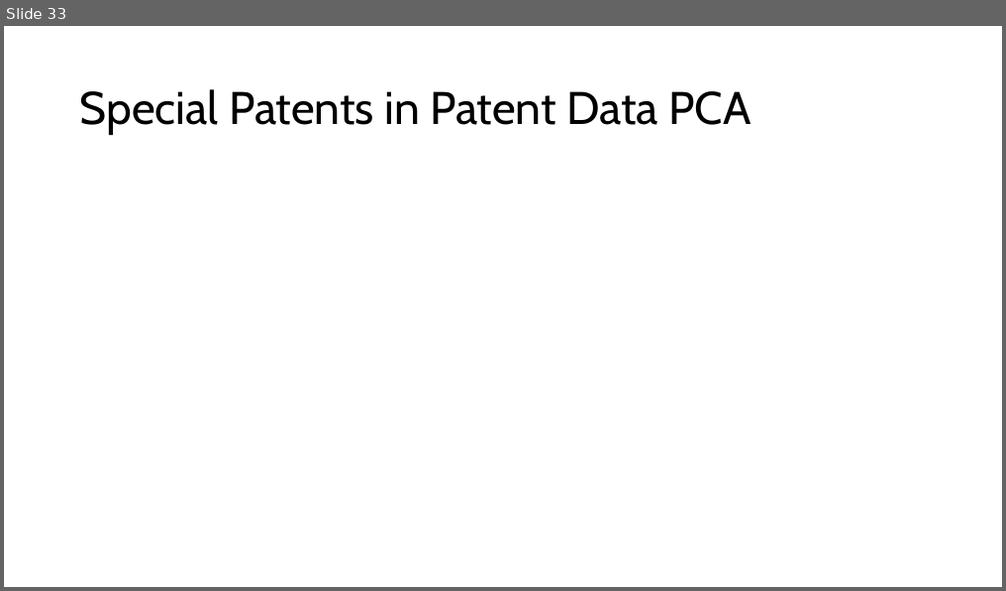
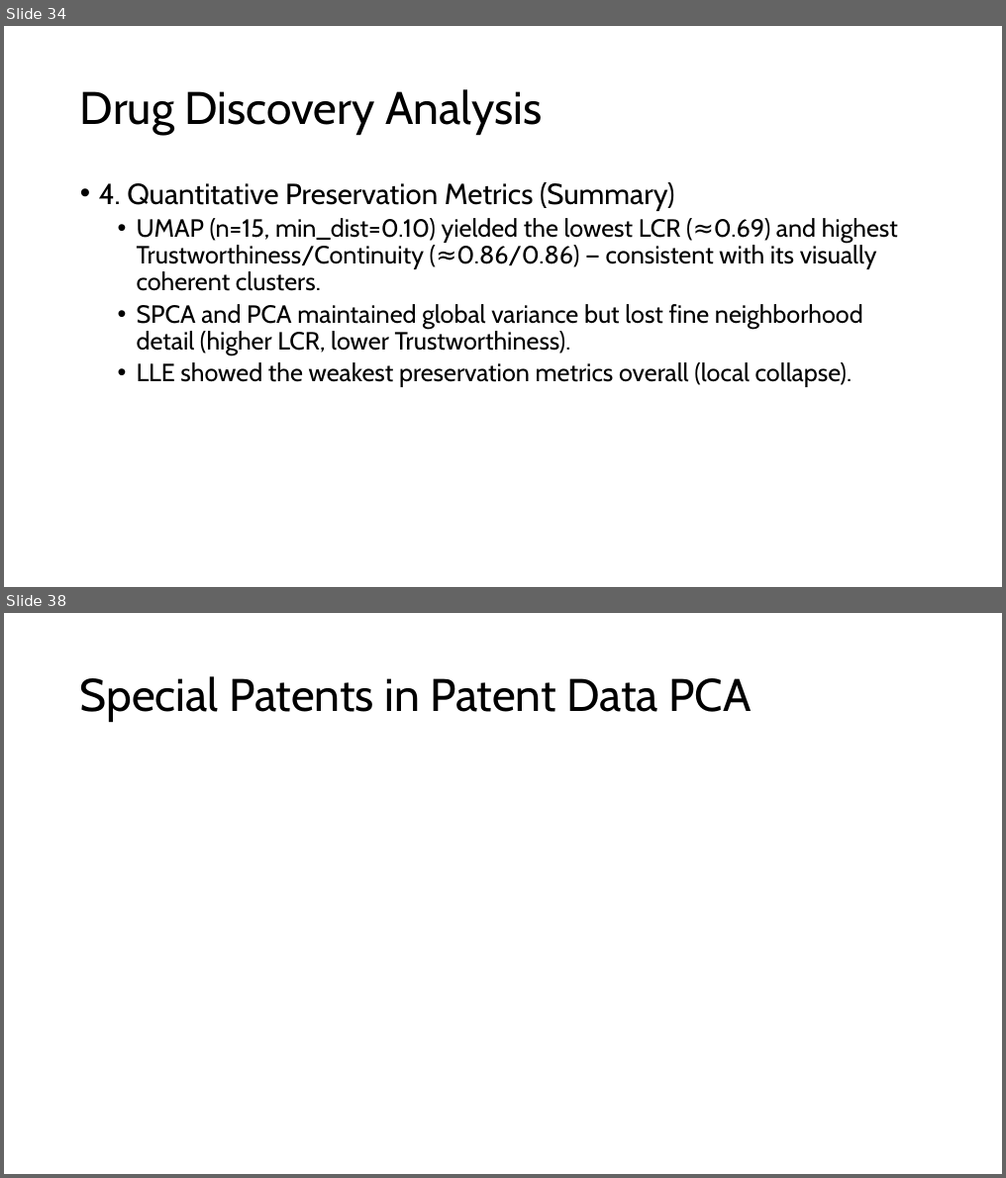
Before and after one commit to Brennan-Chan/Big-Data-Project-1, a slide deck: Deliverables/Big Data Project 1.pptx. Shown one above the other, each under a label of ours: slide 33 before the commit, slides 34 and 38 after it; the slides between them are not shown. The pictures are 1006x591 and 1006x1178 pixels, drawn with LibreOffice and Linux fonts; fonts in the diff are those of the drawing. Boxes give left, top, right and bottom in pixels: in the first picture for what was removed or moved away, otherwise in the second. Text is boxed around its words. In the diff, an @@ line names an element or a change of style, - is before the commit and + after.

```diff
--- a/Deliverables/Big Data Project 1.pptx
+++ b/Deliverables/Big Data Project 1.pptx
@@ slide 34 added at <box>4,26,1002,587</box>, background #FFFFFF @@
@@ title added at <box>80,89,542,135</box>, 44 pt, text #000000 @@
+Drug Discovery Analysis
@@ text added at <box>99,182,898,387</box>, 24 pt, text #000000 @@
+• 4. Quantitative Preservation Metrics (Summary)
+  • UMAP (n=15, min_dist=0.10) yielded the lowest LCR (≈0.69) and highest Trustworthiness/Continuity (≈0.86/0.86) — consistent with its visually coherent clusters.
+  • SPCA and PCA maintained global variance but lost fine neighborhood detail (higher LCR, lower Trustworthiness).
+  • LLE showed the weakest preservation metrics overall (local collapse).
@@ what was slide 33 is now slide 38 @@
```
Also in this commit, not shown: 2 slides changed, 14 other slides added, 10 slides removed, 3 other files.
